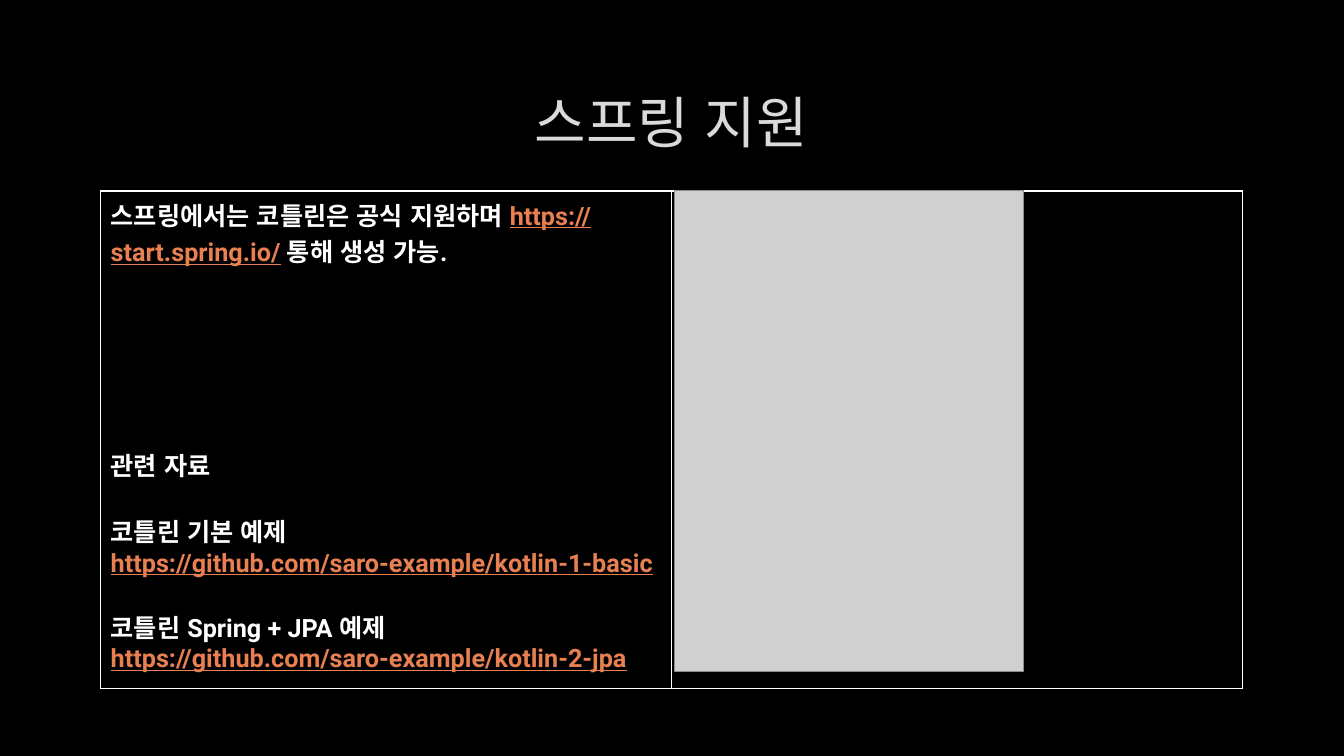
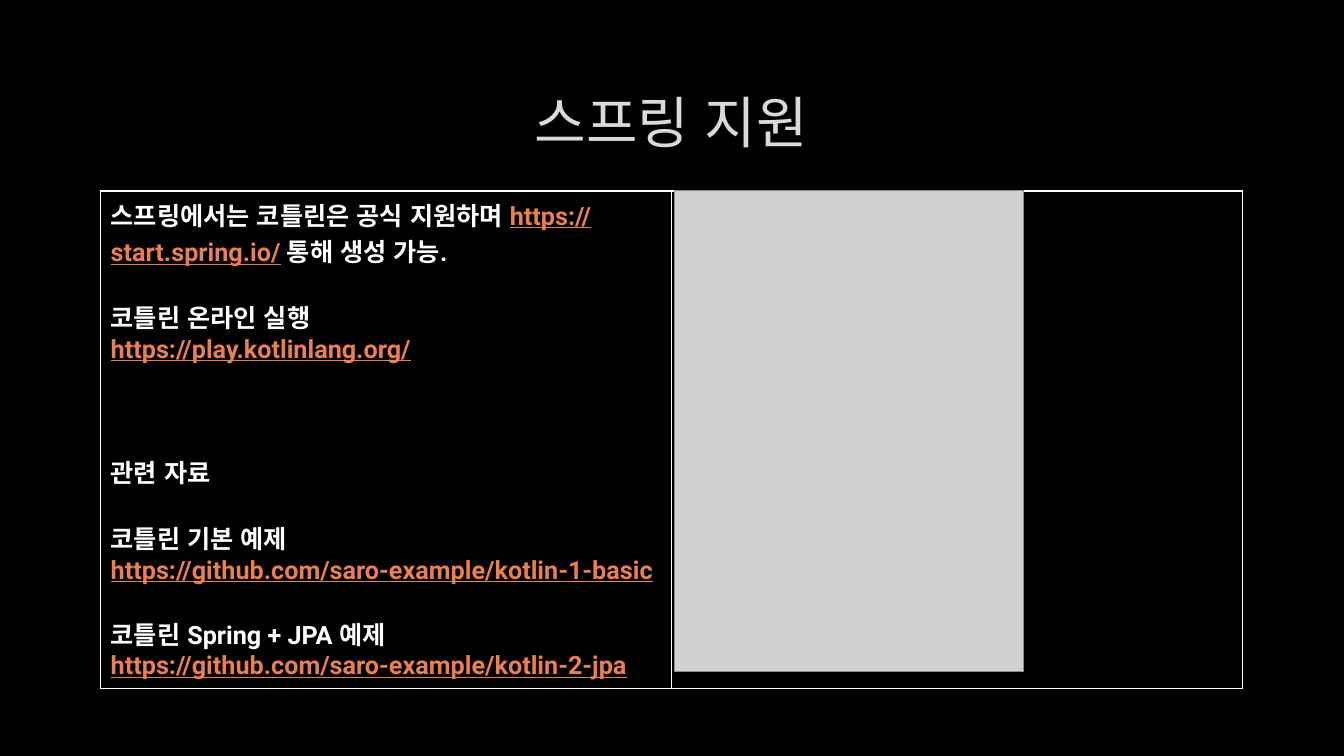
Before and after one commit to saro-example/kotlin-1-basic, a slide deck: slide 19 of 코틀린.pptx. Drawn at 1344x756 pixels with LibreOffice and Linux fonts; fonts in the diff are those of the drawing; grey boxes stand for pictures; background and template pictures are left out. Boxes give left, top, right and bottom in pixels: in the first picture for what was removed or moved away, otherwise in the second. Text is boxed around its words. In the diff, an @@ line names an element or a change of style, - is before the commit and + after.

Commit message:
update kotlin ppt

```diff
--- a/코틀린.pptx
+++ b/코틀린.pptx
@@ table at [101,191,1242,689] @@
-row 1, column 1: 스프링에서는 코틀린은 공식 지원하며 https://start.spring.io/ 통해 생성 가능. / 관련 자료 / 코틀린 기본 예제 / https://github.com/saro-example/kotlin-1-basic / 코틀린 Spring + JPA 예제 / https://github.com/saro-example/kotlin-2-jpa
+row 1, column 1: 스프링에서는 코틀린은 공식 지원하며 https://start.spring.io/ 통해 생성 가능. / 코틀린 온라인 실행 / https://play.kotlinlang.org/ / 관련 자료 / 코틀린 기본 예제 / https://github.com/saro-example/kotlin-1-basic / 코틀린 Spring + JPA 예제 / https://github.com/saro-example/kotlin-2-jpa
```
Also in this commit, not shown: 1 other slide changed.
